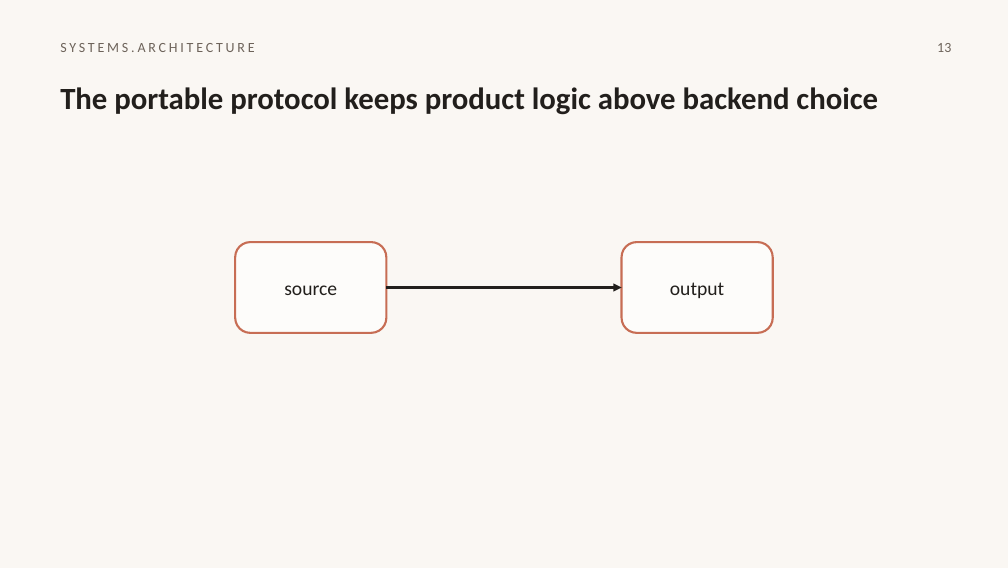
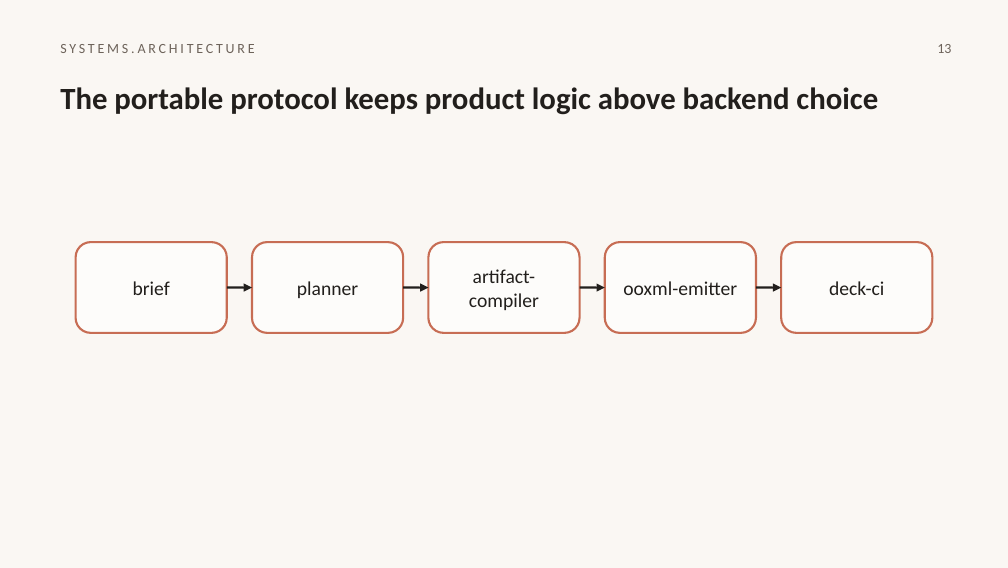
Before and after one commit to HomenShum/NodeSlide, a slide deck: slide 13 of outputs/atlas-v3-native/roundtrip-ppt.pptx. Drawn at 1008x568 pixels with LibreOffice and Linux fonts; fonts in the diff are those of the drawing. Boxes give left, top, right and bottom in pixels: in the first picture for what was removed or moved away, otherwise in the second. Text is boxed around its words. In the diff, an @@ line names an element or a change of style, - is before the commit and + after.

```diff
--- a/outputs/atlas-v3-native/roundtrip-ppt.pptx
+++ b/outputs/atlas-v3-native/roundtrip-ppt.pptx
@@ rounded rectangle added at [76, 242, 227, 333], fill #FDFCFA, outline #C76D54 1.5 pt @@
@@ rounded rectangle: place and size @@
-rounded rectangle at [235, 242, 386, 333]
+rounded rectangle at [252, 242, 403, 333]
@@ rounded rectangle at [252, 242, 403, 333]: proportions changed @@
@@ rounded rectangle added at [428, 242, 580, 333], fill #FDFCFA, outline #C76D54 1.5 pt @@
@@ text added at [469, 269, 539, 310], 14 pt, text #221F1C @@
+artifact-compiler
@@ rounded rectangle at [605, 242, 756, 333]: proportions changed @@
@@ rounded rectangle: place and size @@
-rounded rectangle at [622, 242, 773, 333]
+rounded rectangle at [605, 242, 756, 333]
@@ rounded rectangle added at [781, 242, 932, 333], fill #FDFCFA, outline #C76D54 1.5 pt @@
@@ text added at [133, 281, 170, 295], 14 pt, text #221F1C @@
+brief
@@ arrow added from (227, 287) to (252, 287), #221F1C 1.5 pt @@
@@ text removed at [284, 285, 337, 295] @@
-source
@@ text added at [297, 281, 358, 298], 14 pt, text #221F1C @@
+planner
@@ arrow moved from (386, 287) - (622, 287) to (403, 287) - (428, 287) @@
@@ arrow added from (580, 287) to (605, 287), #221F1C 1.5 pt @@
@@ text added at [623, 281, 737, 295], 14 pt, text #221F1C @@
+ooxml-emitter
@@ text removed at [670, 282, 724, 298] @@
-output
@@ arrow added from (756, 287) to (781, 287), #221F1C 1.5 pt @@
@@ text added at [829, 281, 884, 295], 14 pt, text #221F1C @@
+deck-ci
```
Also in this commit, not shown: 30 other slides changed.
